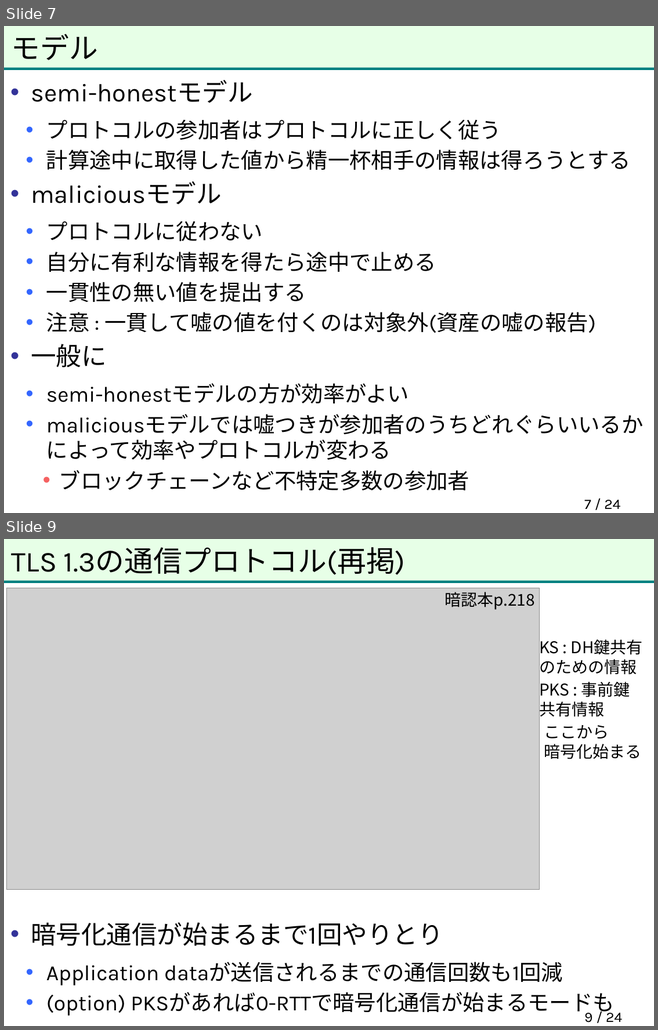
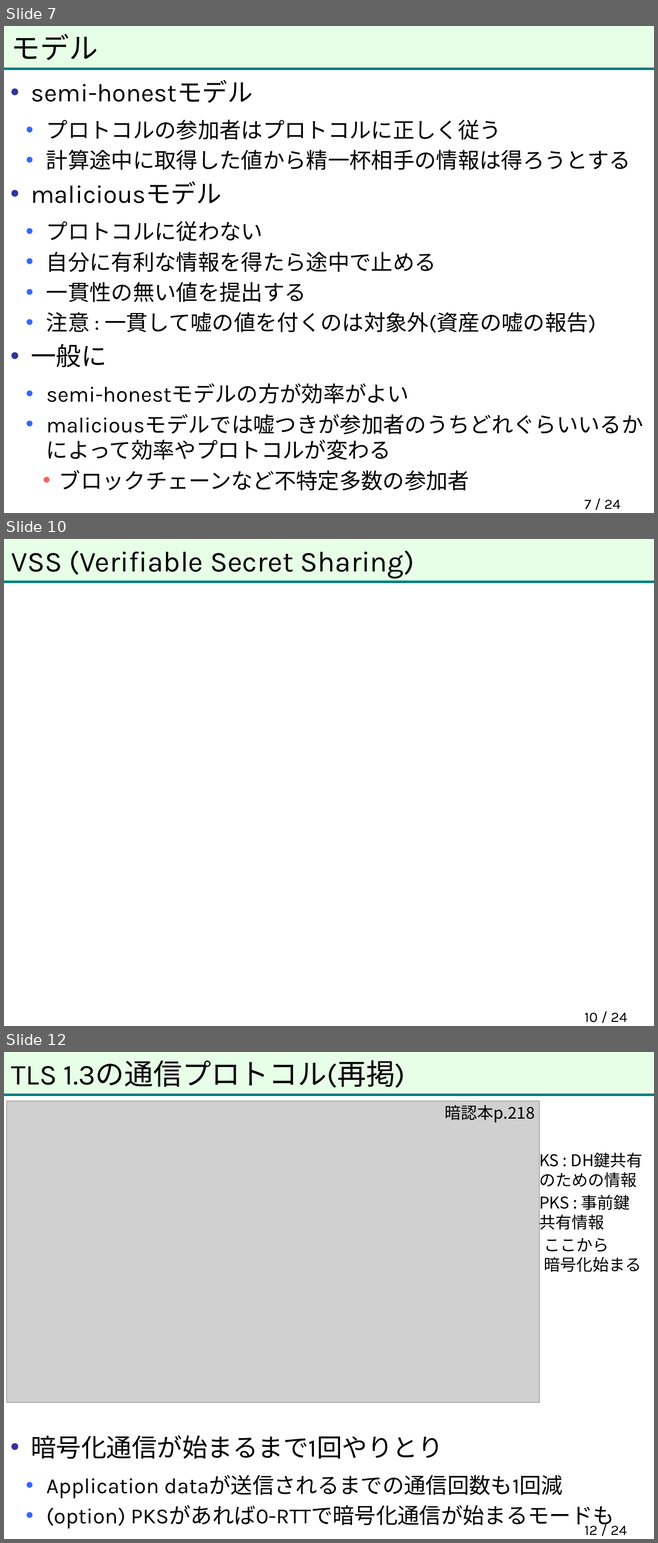
Before and after one commit to herumi/anninbon, a slide deck: lec/anninbon11.pptx. Shown one above the other, each under a label of ours: slides 7 and 9 before the commit, slides 7, 10 and 12 after it; the slides between them are not shown. The pictures are 658x1030 and 658x1543 pixels, drawn with LibreOffice and Linux fonts; fonts in the diff are those of the drawing; grey boxes stand for pictures; background and template pictures are left out. Boxes give left, top, right and bottom in pixels: in the first picture for what was removed or moved away, otherwise in the second. Text is boxed around its words. In the diff, an @@ line names an element or a change of style, - is before the commit and + after.

```diff
--- a/lec/anninbon11.pptx
+++ b/lec/anninbon11.pptx
@@ slide 10 added at [4,539,654,1026], background picture (left out); not listed: 2 template elements that a slide beside it also shows @@
@@ title added at [12,551,414,578], 32 pt, text #000000 @@
+VSS (Verifiable Secret Sharing)
@@ page number added at [584,1013,627,1023], 16 pt, text #000000 @@
+10 / 24
@@ what was slide 9 is now slide 12 @@
@@ page number at [584,1526,626,1535]: text changed @@
-9 / 24
+12 / 24
```
Also in this commit, not shown: 1 slide changed, 2 other slides added.
